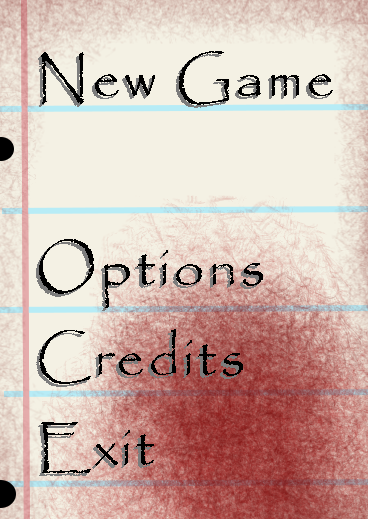
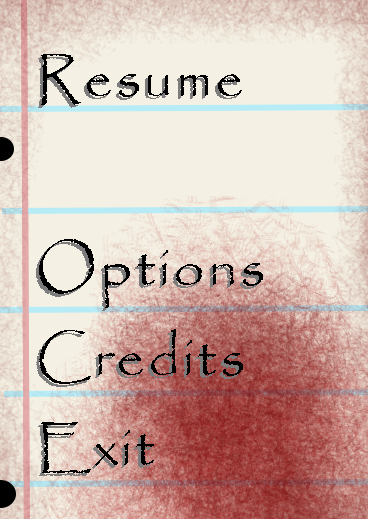
The second 368 × 519 image is a revision of the first. Changes to its layers:
added layer "Resume ..." above "Resume ... #1" over [39, 54, 261, 108]
added layer "Resume ... #1" above "New Game ..." over [38, 57, 260, 108]
hid "New Game ..." over [39, 51, 333, 108]
hid "New Game ... #1" over [38, 54, 330, 108]
